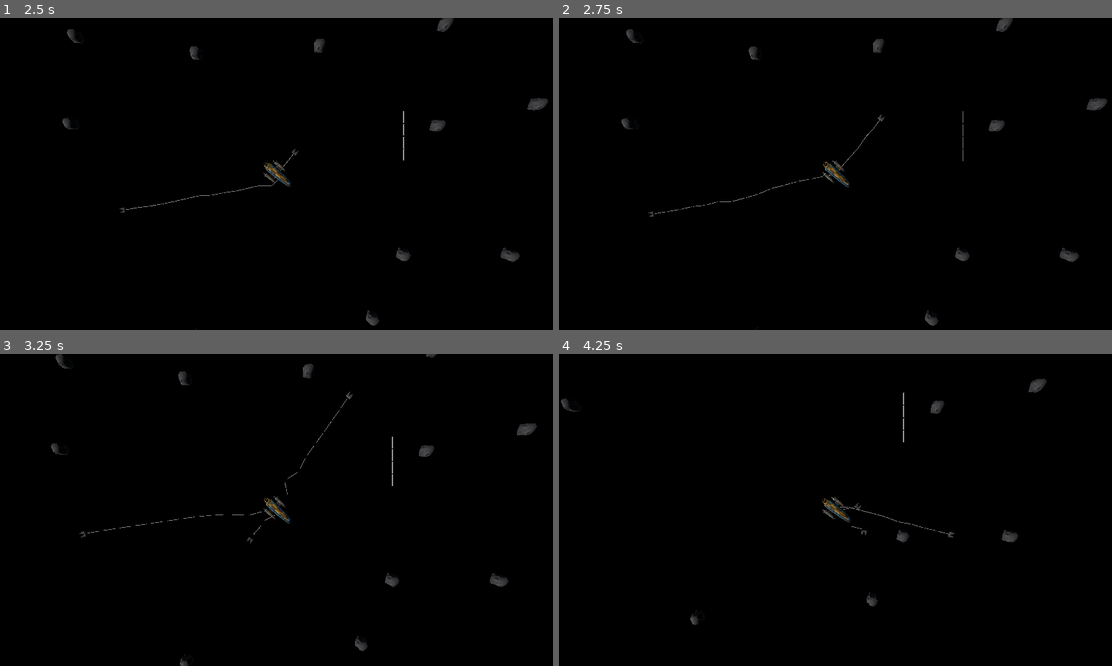
Above: before the commit, frames 1-4 (two rows, left to right).
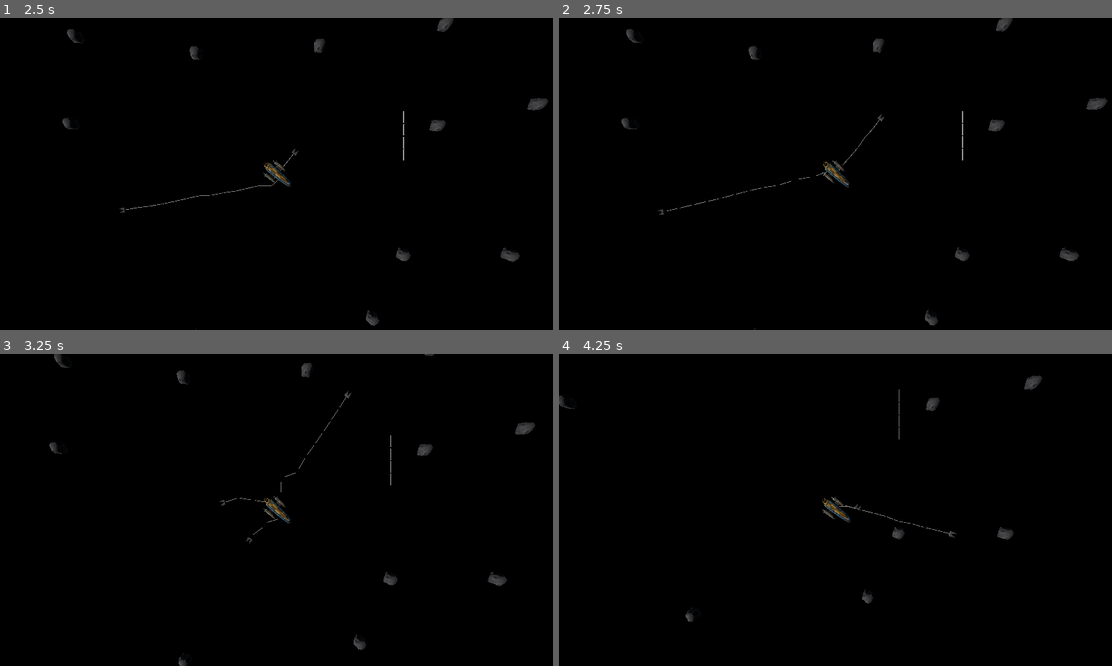
Above: after the commit, the same moments.

Repository: ALP-Games/Asteroid-collection-game
Game: Godot game, scene res://levels/world.tscn
Same seed, same stepped clock (60 frames per second), same inputs: the game is played once before the commit and once after it.
Inputs (mouse positions are in pixels of both pictures, inside the frame that each line leads up to):
- Up to frame 1 (2.5 s): tap Enter at 0.5 s; move the mouse to (398, 158) at 0.52 s; hold D (rot_right) 0.53-1.28 s; click (398, 158) at 0.6 s; right-click (398, 158) at 0.8 s; move the mouse to (165, 189) at 1.27 s; hold S (reverse) 1.28-2.03 s; right-click (165, 189) at 1.35 s; click (165, 189) at 1.42 s; tap Space (stop) at 1.55 s; move the mouse to (331, 105) at 2.02 s; hold D (rot_right) from 2.03 s (still down); hold Space (stop) from 2.03 s (still down); click (331, 105) at 2.3 s
- Up to frame 2 (2.75 s): keep holding D (rot_right); keep holding Space (stop)
- Up to frame 3 (3.25 s): move the mouse to (248, 572) at 2.77 s; release D (rot_right) at 2.78 s; release Space (stop) at 2.78 s; hold W (thrust) from 2.78 s (still down); click (248, 572) at 2.85 s; right-click (248, 572) at 3.05 s
- Up to frame 4 (4.25 s): move the mouse to (1001, 556) at 3.52 s; release W (thrust) at 3.53 s; hold A (rot_left) from 3.53 s (still down); hold Space (stop) from 3.53 s (still down); right-click (1001, 556) at 3.6 s; click (1001, 556) at 3.67 s

Frame 1 is identical in both runs. In frame 2, 0.2% of the frame differs, in the area x 11-100%, y 0-100%; in frame 3, 0.5%; in frame 4, 0.7%, in the area x 0-89%, y 6-87%.

Commit message:
retracting hook

Diff:
--- a/actors/emitter.gd
+++ b/actors/emitter.gd
@@ -1,5 +1,6 @@
 class_name Emitter extends Node3D
 
+signal emitter_stopping
 signal emitter_done
 
 var _parent: RigidBody3D
@@ -12,4 +13,5 @@
 
 
 func stop_emit() -> void:
+	emitter_stopping.emit()
 	emitter_done.emit()
--- a/actors/emitter_manager.gd
+++ b/actors/emitter_manager.gd
@@ -7,6 +7,8 @@
 
 var index: int = 0
 
+var stopping_emitters := false
+
 
 func emit(target: Vector3) -> void:
 	if instanced_emitters.size() >= max_emitter_amount:
@@ -15,18 +17,27 @@
 	add_child(emitter_isntance)
 	emitter_isntance.set_parent(get_parent())
 	emitter_isntance.emit(target)
+	emitter_isntance.emitter_stopping.connect(remove_from_instantiated.bind(emitter_isntance), CONNECT_ONE_SHOT)
 	emitter_isntance.emitter_done.connect(de_init_emitter.bind(emitter_isntance), CONNECT_ONE_SHOT)
 	instanced_emitters.append(emitter_isntance)
 
 
 func stop_emit() -> void:
+	stopping_emitters = true
 	for emitter in instanced_emitters:
 		emitter.stop_emit()
 	instanced_emitters.clear()
+	stopping_emitters = false
+
+
+func remove_from_instantiated(emitter: Emitter) -> void:
+	if stopping_emitters:
+		return
+	var pos_in_array := instanced_emitters.find(emitter)
+	if pos_in_array != -1:
+		instanced_emitters.remove_at(pos_in_array)
 
 
 func de_init_emitter(emitter: Emitter) -> void:
-	var pos_in_array := instanced_emitters.find(emitter)
-	if pos_in_array != -1:
-		instanced_emitters.remove_at(pos_in_array)
+	remove_from_instantiated(emitter)
 	emitter.queue_free()
--- a/actors/hook_rope_emitter.gd
+++ b/actors/hook_rope_emitter.gd
@@ -1 +1,8 @@
 class_name HookRopeEmitter extends RopeEmitter
+
+
+func _physics_process(_delta: float) -> void:
+	super(_delta)
+
+	if rope_segments.size() >= max_segment_count and connected_to_parent and not rope_target_reached:
+		stop_emit()
--- a/actors/hook_rope_emitter.tscn
+++ b/actors/hook_rope_emitter.tscn
@@ -1,13 +1,14 @@
 [gd_scene load_steps=4 format=3 uid="uid://p6u1dun8q8br"]
 
-[ext_resource type="Script" uid="uid://cebfmtuwm72wr" path="res://actors/rope_emitter.gd" id="1_hl6au"]
+[ext_resource type="Script" uid="uid://ctxjcd0pbm1si" path="res://actors/hook_rope_emitter.gd" id="1_bnrju"]
 [ext_resource type="PackedScene" uid="uid://cel7gr1l4orx3" path="res://actors/hook.tscn" id="2_bnrju"]
 [ext_resource type="PackedScene" uid="uid://bwg7srbssmu0d" path="res://actors/rope_segment.tscn" id="3_dl5bt"]
 
 [node name="HookRopeEmitter" type="Node3D"]
-script = ExtResource("1_hl6au")
+script = ExtResource("1_bnrju")
 first_segment_scene = ExtResource("2_bnrju")
 rope_segment_scene = ExtResource("3_dl5bt")
 shoot_force = 50000.0
 segment_spacing = 0.9
 max_segment_count = 15
+metadata/_custom_type_script = "uid://ctxjcd0pbm1si"
--- a/actors/rope_emitter.gd
+++ b/actors/rope_emitter.gd
@@ -50,6 +50,7 @@
 	for rope_segment in rope_segments:
 		rope_segment.disable_collision()
 	_accelerate_last_segment_retraction()
+	emitter_stopping.emit()
 
 
 func break_rope() -> void:
@@ -88,7 +89,7 @@
 func _physics_process(_delta: float) -> void:
 	if retracting_rope:
 		_process_rope_retraction()
-	elif rope_shot and (should_spawn_more_rope() or not connected_to_parent):
+	elif rope_shot and not connected_to_parent and should_spawn_more_rope():
 		_process_segment_addition()
 
 	if rope_target:
